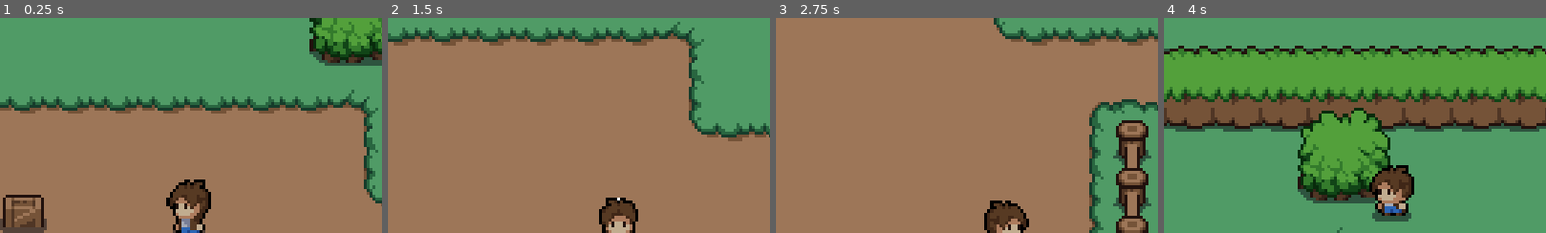
Above: before the commit, frames 1-4 (left to right).
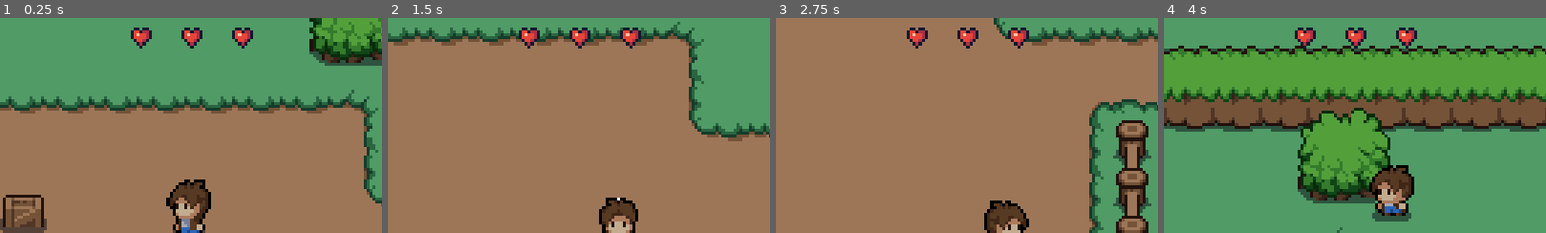
Above: after the commit, the same moments.

Repository: abconway/2drpg
Game: Godot game, scene res://scenes/world.tscn
Two runs of this game, one before a commit and one after it. Both use one fixed random seed, a clock stepped at 60 frames per second and the inputs below.
Inputs:
- Up to frame 1 (0.25 s): no input
- Up to frame 2 (1.5 s): hold Right (player_move_right) 0.53-1.28 s; tap Space (player_attack) at 0.6 s; hold Down (player_move_down) from 1.28 s (still down); tap Shift (player_dash) at 1.35 s
- Up to frame 3 (2.75 s): release Down (player_move_down) at 2.03 s; hold Right (player_move_right) from 2.03 s (still down); tap Space (player_attack) at 2.1 s
- Up to frame 4 (4 s): release Right (player_move_right) at 2.78 s; hold Up (player_move_up) 2.78-3.53 s; tap Shift (player_dash) at 2.85 s; hold Left (player_move_left) from 3.53 s (still down); tap Space (player_attack) at 3.6 s
The pictures show only the part of the screen within x 25-75%, y 0-50%; the shares and areas given below are measured in that part.

The runs differ from the first frame. In frame 1, 1.1% of the frame differs, in the area x 34-67%, y 4-15%; in frame 2, 1.1%; in frame 3, 1.1%; in frame 4, 1.1%.

Commit message:
add health ui and make sword play feel a little better

Diff:
--- a/project.godot
+++ b/project.godot
@@ -13,6 +13,10 @@
 config/name="2drpg"
 run/main_scene="res://scenes/world.tscn"
 config/features=PackedStringArray("4.2", "GL Compatibility")
+
+[autoload]
+
+Global="*res://scripts/global.gd"
 
 [display]
 
--- /dev/null
+++ b/scenes/HBoxContainer.gd
@@ -0,0 +1,25 @@
+extends HBoxContainer
+
+
+@onready var heart_1 = $Heart1
+@onready var heart_2 = $Heart2
+@onready var heart_3 = $Heart3
+
+
+func _process(_delta: float) -> void:
+	if Global.player_health == 3:
+		heart_1.visible = true
+		heart_2.visible = true
+		heart_3.visible = true
+	elif Global.player_health == 2:
+		heart_1.visible = true
+		heart_2.visible = true
+		heart_3.visible = false
+	elif Global.player_health == 1:
+		heart_1.visible = true
+		heart_2.visible = false
+		heart_3.visible = false
+	elif Global.player_health <= 0:
+		heart_1.visible = false
+		heart_2.visible = false
+		heart_3.visible = false
--- a/scenes/slime.tscn
+++ b/scenes/slime.tscn
@@ -144,6 +144,20 @@
 "update": 1,
 "values": [true, true]
 }
+tracks/2/type = "method"
+tracks/2/imported = false
+tracks/2/enabled = true
+tracks/2/path = NodePath(".")
+tracks/2/interp = 1
+tracks/2/loop_wrap = true
+tracks/2/keys = {
+"times": PackedFloat32Array(0.3),
+"transitions": PackedFloat32Array(1),
+"values": [{
+"args": [],
+"method": &"hit_finished"
+}]
+}
 
 [sub_resource type="Animation" id="Animation_06ex1"]
 resource_name = "hit_right"
@@ -171,6 +185,20 @@
 "transitions": PackedFloat32Array(1, 1),
 "update": 1,
 "values": [false, false]
+}
+tracks/2/type = "method"
+tracks/2/imported = false
+tracks/2/enabled = true
+tracks/2/path = NodePath(".")
+tracks/2/interp = 1
+tracks/2/loop_wrap = true
+tracks/2/keys = {
+"times": PackedFloat32Array(0.3),
+"transitions": PackedFloat32Array(1),
+"values": [{
+"args": [],
+"method": &"hit_finished"
+}]
 }
 
 [sub_resource type="Animation" id="Animation_vdgc5"]
--- a/scenes/world.tscn
+++ b/scenes/world.tscn
@@ -7,6 +7,8 @@
 [ext_resource type="Texture2D" uid="uid://ppx8jifslx55" path="res://assets/objects/objects.png" id="5_8lgh2"]
 [ext_resource type="PackedScene" uid="uid://bd1vu5ngtoc5b" path="res://scenes/player.tscn" id="5_sfj87"]
 [ext_resource type="PackedScene" uid="uid://80kjpi14t1b4" path="res://scenes/slime.tscn" id="7_w3n33"]
+[ext_resource type="Script" path="res://scenes/HBoxContainer.gd" id="8_bsndt"]
+[ext_resource type="Texture2D" uid="uid://8hja16rte3ft" path="res://assets/objects/Heart.png" id="8_phlhn"]
 
 [sub_resource type="TileSetAtlasSource" id="TileSetAtlasSource_bfysu"]
 texture = ExtResource("1_di73n")
@@ -949,3 +951,49 @@
 offset_bottom = 512.0
 texture = ExtResource("2_2t76b")
 stretch_mode = 1
+
+[node name="CanvasLayer" type="CanvasLayer" parent="."]
+layer = 5
+
+[node name="HBoxContainer" type="HBoxContainer" parent="CanvasLayer"]
+anchors_preset = 5
+anchor_left = 0.5
+anchor_right = 0.5
+offset_left = -23.5
+offset_right = 23.5
+offset_bottom = 13.0
+grow_horizontal = 2
+script = ExtResource("8_bsndt")
+
+[node name="Heart1" type="MarginContainer" parent="CanvasLayer/HBoxContainer"]
+layout_mode = 2
+theme_override_constants/margin_left = 3
+theme_override_constants/margin_top = 3
+theme_override_constants/margin_right = 3
+theme_override_constants/margin_bottom = 3
+
+[node name="TextureRect" type="TextureRect" parent="CanvasLayer/HBoxContainer/Heart1"]
+layout_mode = 2
+texture = ExtResource("8_phlhn")
+
+[node name="Heart2" type="MarginContainer" parent="CanvasLayer/HBoxContainer"]
+layout_mode = 2
+theme_override_constants/margin_left = 3
+theme_override_constants/margin_top = 3
+theme_override_constants/margin_right = 3
+theme_override_constants/margin_bottom = 3
+
+[node name="TextureRect" type="TextureRect" parent="CanvasLayer/HBoxContainer/Heart2"]
+layout_mode = 2
+texture = ExtResource("8_phlhn")
+
+[node name="Heart3" type="MarginContainer" parent="CanvasLayer/HBoxContainer"]
+layout_mode = 2
+theme_override_constants/margin_left = 3
+theme_override_constants/margin_top = 3
+theme_override_constants/margin_right = 3
+theme_override_constants/margin_bottom = 3
+
+[node name="TextureRect" type="TextureRect" parent="CanvasLayer/HBoxContainer/Heart3"]
+layout_mode = 2
+texture = ExtResource("8_phlhn")
--- /dev/null
+++ b/scripts/global.gd
@@ -0,0 +1,4 @@
+extends Node
+
+
+var player_health := 3
--- a/scripts/player.gd
+++ b/scripts/player.gd
@@ -13,7 +13,6 @@
 var previous_direction: Vector2
 var is_attacking = false
 var is_dashing = false
-var health = 3
 
 
 func _ready() -> void:
@@ -22,7 +21,7 @@
 
 
 func _physics_process(delta: float) -> void:
-	if health <= 0:
+	if Global.player_health <= 0:
 		queue_free()
 	if not is_attacking and Input.is_action_just_pressed("player_attack"):
 		is_attacking = true
@@ -68,4 +67,5 @@
 
 func _on_sword_body_entered(body):
 	if body.is_in_group("Enemies"):
-		body.health -= 1 # Replace with function body.
+		body.health -= 1
+		body.current_state = body.State.HIT
--- a/scripts/slime.gd
+++ b/scripts/slime.gd
@@ -7,10 +7,11 @@
 @onready var bounce_timer = $BounceTimer
 
 const SPEED := 50
-var health := 1
+var health := 2
 enum State {IDLE, IDLE_BOUNCE, JUMP, JUMPING, HIT, DEATH}
 var current_state = State.IDLE
 var target_body
+var jump_tween: Tween
 
 
 func _physics_process(delta: float) -> void:
@@ -18,7 +19,13 @@
 		current_state = State.DEATH
 	if current_state == State.IDLE:
 		playback.travel("idle")
+	elif current_state == State.HIT:
+		if jump_tween and jump_tween.is_running():
+			jump_tween.kill()
+		playback.travel("hit")
 	elif current_state == State.DEATH:
+		if jump_tween and jump_tween.is_running():
+			jump_tween.kill()
 		playback.travel("death")
 	elif current_state == State.IDLE_BOUNCE:
 		playback.travel("idle_bounce")
@@ -45,23 +52,25 @@
 	var target_vector: Vector2 = target_body.position - position
 	if target_vector.length() > SPEED:
 		target_vector = target_vector.normalized() * SPEED
-	#position = position + target_vector
 	playback.travel("jump")
-	var tween = get_tree().create_tween()
-	tween.tween_property($".", "position", position + target_vector, 0.7)
-	tween.set_trans(Tween.TRANS_SPRING).set_ease(Tween.EASE_IN_OUT)
-	tween.finished.connect(jumping_finished)
+	jump_tween = get_tree().create_tween()
+	jump_tween.tween_property($".", "position", position + target_vector, 0.7)
+	jump_tween.set_trans(Tween.TRANS_SPRING).set_ease(Tween.EASE_IN_OUT)
+	jump_tween.finished.connect(jumping_finished)
 
 
 func jumping_finished():
 	current_state = State.IDLE_BOUNCE
-	return true
+
+
+func hit_finished():
+	current_state = State.IDLE_BOUNCE
 
 
 func _on_damage_detector_body_entered(body):
 	if body.is_in_group("Player"):
 		print("Player hurt!")
-		body.health -= 1
+		Global.player_health -= 1
 
 
 func _on_player_detector_body_entered(body):
Binary file added: assets/objects/Heart.png
Not shown, changed: assets/objects/Heart.png.import
Binary file removed: assets/objects/chest_02.png
Not shown, removed: assets/objects/chest_02.png.import
Binary file removed: assets/objects/rock_in_water_01-sheet.png
Binary file removed: assets/objects/rock_in_water_01.png
Not shown, removed: assets/objects/rock_in_water_01.png.import
Binary file removed: assets/objects/rock_in_water_02.png
Not shown, removed: assets/objects/rock_in_water_02.png.import
Binary file removed: assets/objects/rock_in_water_03.png
Not shown, removed: assets/objects/rock_in_water_03.png.import
Binary file removed: assets/objects/rock_in_water_04.png
(and 6 more such lines)
